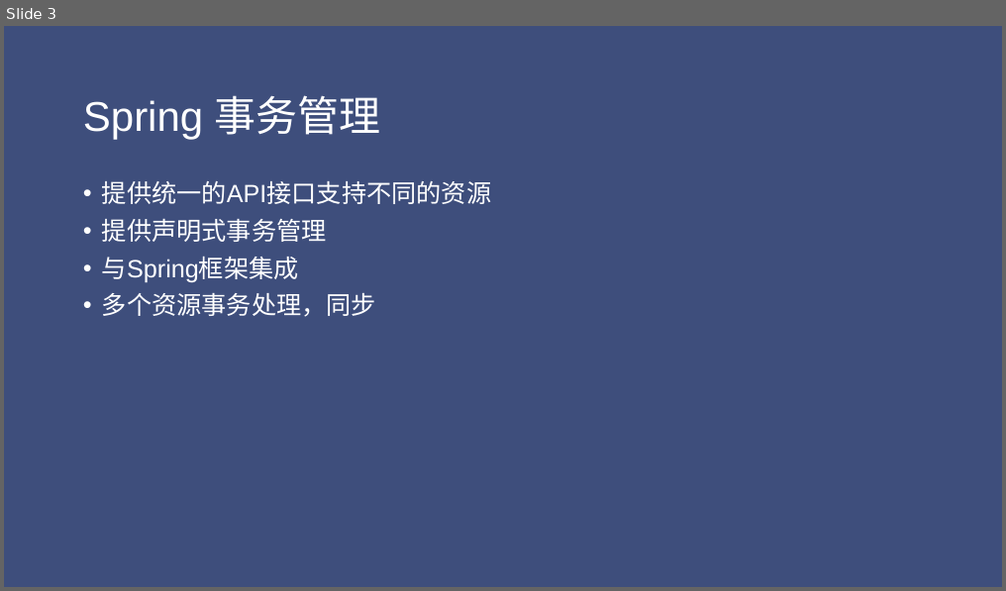
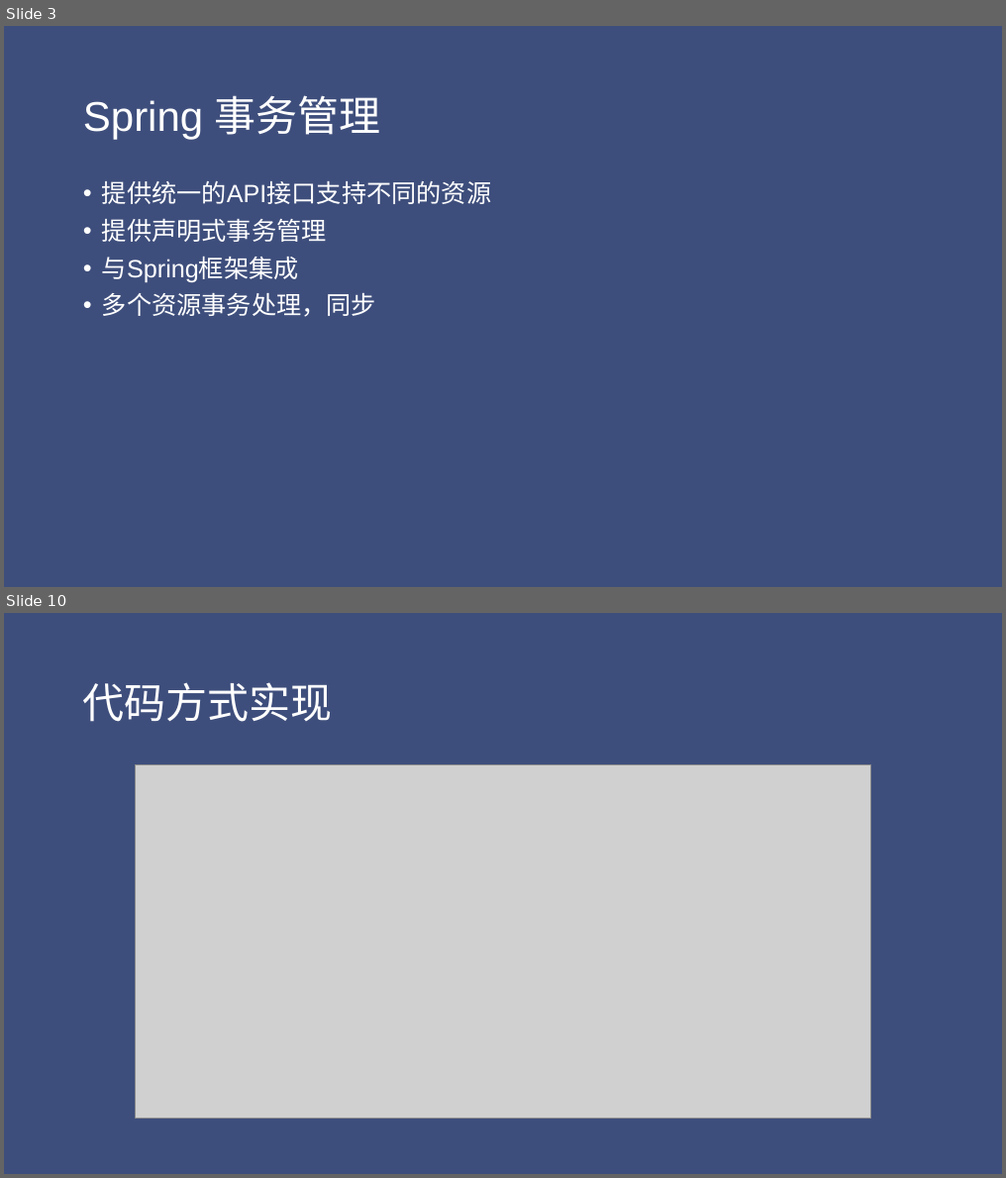
Before and after one commit to jungle0127/ncee, a slide deck: ncee-rest/docs/Spring事务.pptx. Shown one above the other, each under a label of ours: slide 3 before the commit, slides 3 and 10 after it; the slides between them are not shown. The pictures are 1006x591 and 1006x1178 pixels, drawn with LibreOffice and Linux fonts; fonts in the diff are those of the drawing; grey boxes stand for pictures. Boxes give left, top, right and bottom in pixels: in the first picture for what was removed or moved away, otherwise in the second. Text is boxed around its words. In the diff, an @@ line names an element or a change of style, - is before the commit and + after.

```diff
--- a/ncee-rest/docs/Spring事务.pptx
+++ b/ncee-rest/docs/Spring事务.pptx
@@ slide 10 added at (x1=4, y1=613, x2=1002, y2=1174), background #3E4E7C @@
@@ title added at (x1=83, y1=682, x2=333, y2=722), 40 pt, text #FFFFFF @@
+代码方式实现
@@ picture added at (x1=136, y1=765, x2=871, y2=1118) @@
```
Also in this commit, not shown: 1 slide changed, 6 other slides added.
